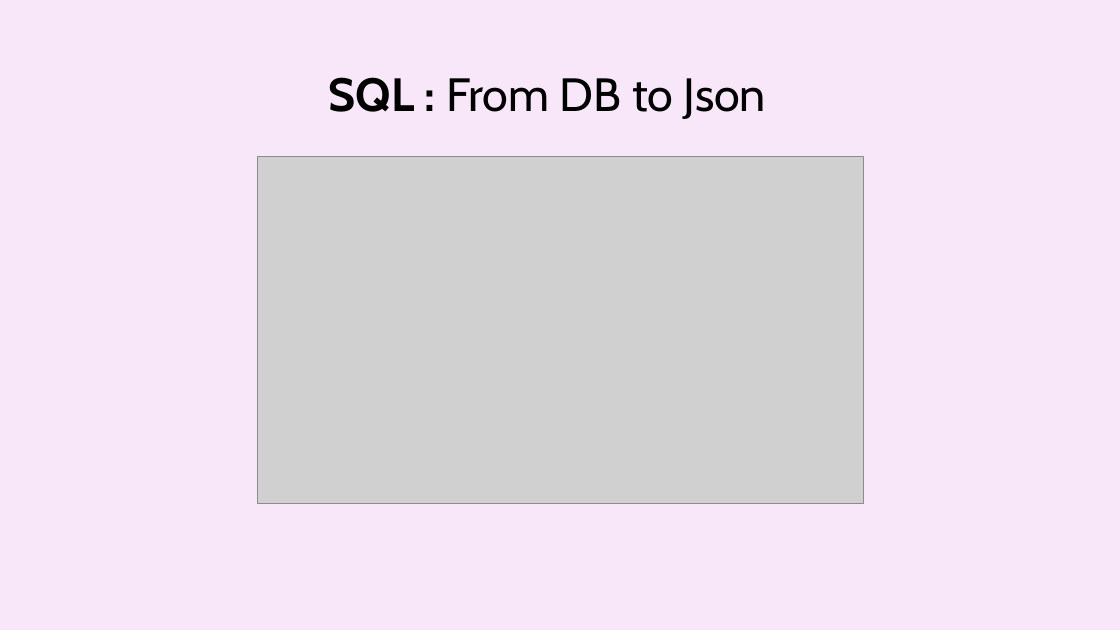
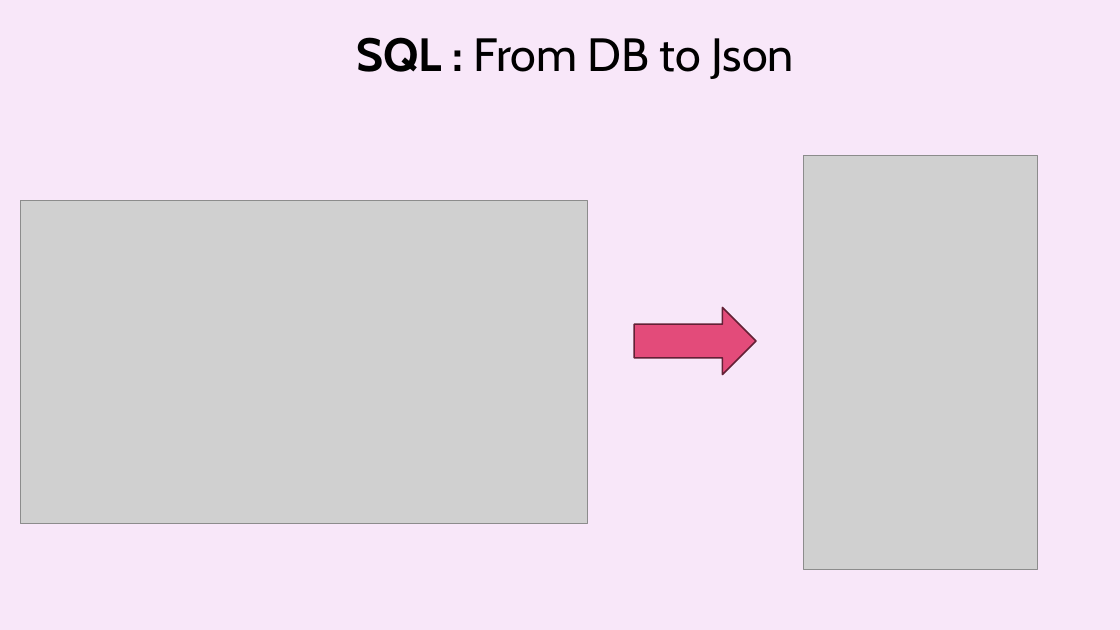
Before and after one commit to Syaziyah30/DeviceCluster, a slide deck: slide 5 of 1.training_model/supplementary/Device Identifier 20260520.pptx. Drawn at 1120x630 pixels with LibreOffice and Linux fonts; fonts in the diff are those of the drawing; grey boxes stand for pictures. Boxes give left, top, right and bottom in pixels: in the first picture for what was removed or moved away, otherwise in the second. Text is boxed around its words. In the diff, an @@ line names an element or a change of style, - is before the commit and + after.

```diff
--- a/1.training_model/supplementary/Device Identifier 20260520.pptx
+++ b/1.training_model/supplementary/Device Identifier 20260520.pptx
@@ text "SQL : From DB to ...": place and size @@
-text "SQL : From DB to ..." at bbox=[329, 77, 766, 119]
+text "SQL : From DB to ..." at bbox=[356, 37, 793, 79]
@@ picture added at bbox=[804, 155, 1038, 570] @@
@@ picture: place and size @@
-picture at bbox=[257, 157, 863, 503]
+picture at bbox=[20, 200, 587, 524]
@@ right arrow added at bbox=[634, 308, 756, 375], fill #E34B7A, outline #632135 1.25 pt @@
```
Also in this commit, not shown: 2 slides added, 1 slide removed, 2 other files.
